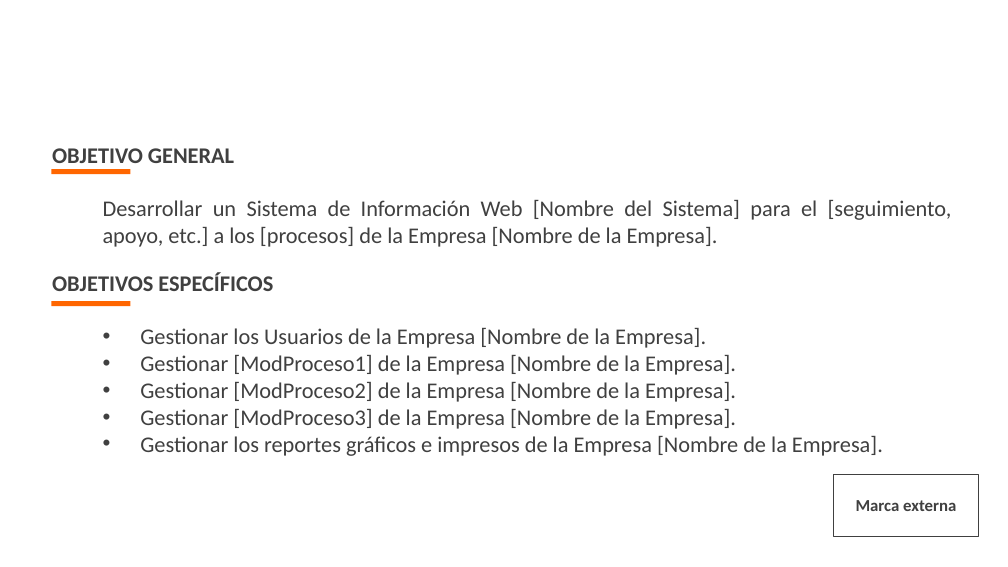
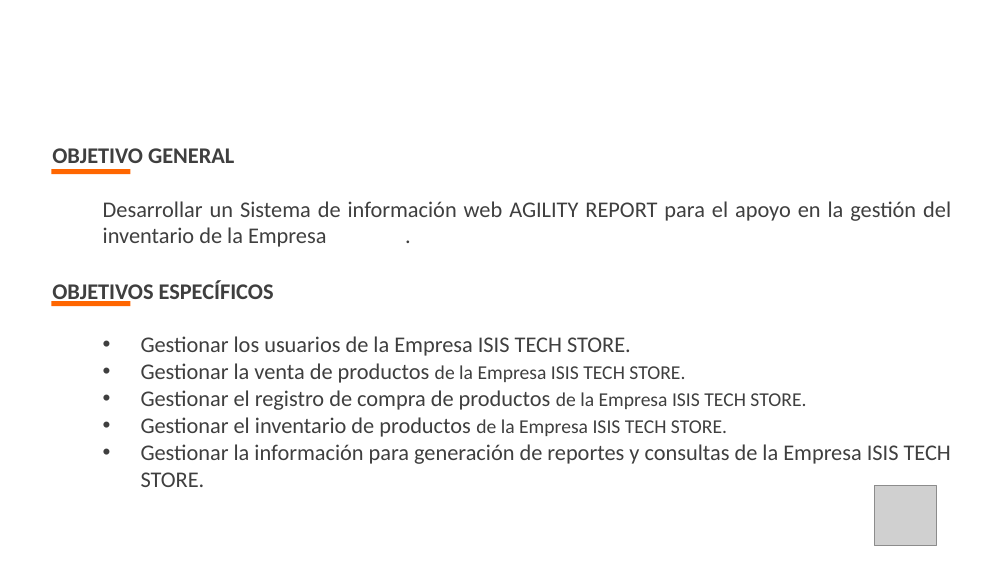
Before and after one commit to HectorAcostaDD/AGILITY_REPORT, a slide deck: slide 7 of proy_formativo/documentacion/1er_Trim/1_Presentación_Sustentacion.pptx. Drawn at 1008x567 pixels with LibreOffice and Linux fonts; fonts in the diff are those of the drawing; grey boxes stand for pictures; background and template pictures are left out. Boxes give left, top, right and bottom in pixels: in the first picture for what was removed or moved away, otherwise in the second. Text is boxed around its words. In the diff, an @@ line names an element or a change of style, - is before the commit and + after.

```diff
--- a/proy_formativo/documentacion/1er_Trim/1_Presentación_Sustentacion.pptx
+++ b/proy_formativo/documentacion/1er_Trim/1_Presentación_Sustentacion.pptx
@@ text "Objetivos" rewrapped from (x1=52, y1=276, x2=153, y2=291) to (x1=52, y1=284, x2=153, y2=305) @@
@@ text at (x1=103, y1=201, x2=951, y2=247): text changed; text colour #404040 to #3F3F3F @@
-  Desarrollar un Sistema de Información Web [Nombre del Sistema] para el [seguimiento, apoyo, etc.] a los [procesos] de la Empresa [Nombre de la Empresa].
+  Desarrollar un Sistema de información web AGILITY REPORT para el apoyo en la gestión del inventario de la Empresa .
@@ text "OBJETIVOS ESPECÍFICOS" moved from (x1=140, y1=272, x2=883, y2=456) to (x1=141, y1=280, x2=951, y2=487) @@
@@ text at (x1=159, y1=280, x2=274, y2=299): text colour #404040 to #3F3F3F in "OBJETIVOS ESPECÍFICOS" @@
@@ text at (x1=141, y1=336, x2=951, y2=487): text changed; text colour #404040 to #3F3F3F @@
-  • Gestionar los Usuarios de la Empresa [Nombre de la Empresa].
-  • Gestionar [ModProceso1] de la Empresa [Nombre de la Empresa].
-  • Gestionar [ModProceso2] de la Empresa [Nombre de la Empresa].
-  • Gestionar [ModProceso3] de la Empresa [Nombre de la Empresa].
-  • Gestionar los reportes gráficos e impresos de la Empresa [Nombre de la Empresa].
+  • Gestionar los usuarios de la Empresa ISIS TECH STORE.
+  • Gestionar la venta de productos de la Empresa ISIS TECH STORE.
+  • Gestionar el registro de compra de productos de la Empresa ISIS TECH STORE.
+  • Gestionar el inventario de productos de la Empresa ISIS TECH STORE.
+  • Gestionar la información para generación de reportes y consultas de la Empresa ISIS TECH STORE.
@@ rectangle removed at (x1=834, y1=475, x2=979, y2=537) @@
@@ text removed at (x1=856, y1=500, x2=956, y2=511) @@
-Marca externa
@@ picture added at (x1=874, y1=485, x2=936, y2=545) @@
```
Also in this commit, not shown: 2 other slides changed, 11 slides added, 9 slides removed, 17 other files.
